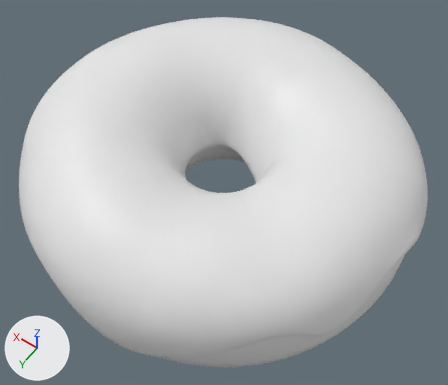
Before and after pictures for a commit that changed the Blender file Donut.blend.
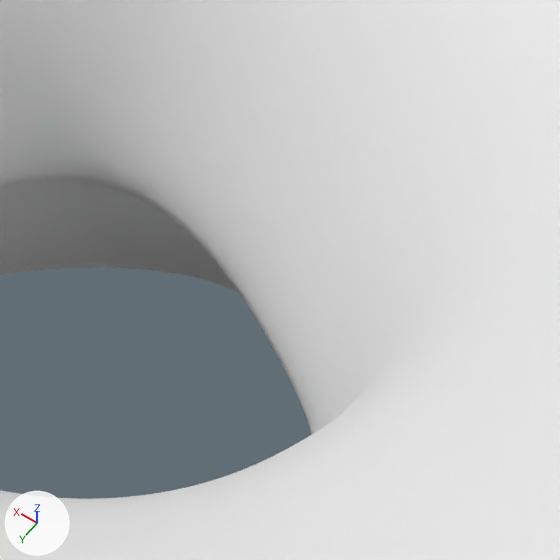
The first picture shows the older version from a 50 mm lens placed at (-0.737, 1.031, 1.534), pointed at (-0.027, 0.036, -0.028). The close-ups show both versions on the part from 47% to 65% of the width and 31% to 52% of the height of that picture; other places that the commit changed are outside them. Arrows for +X, +Y and +Z are at lower left; the lights stay in place.

Before the edit, the objects in view are built like this:
```python
me_torus = bpy.data.meshes.new('Torus')
me_torus.from_pydata(...)  # 384 vertices, 384 faces; spans x -0.609..0.616, y -0.609..0.609, z -0.25..0.262
me_torus.polygons.foreach_set('use_smooth', [True] * 384)
me_torus_001 = bpy.data.meshes.new('Torus.001')
me_torus_001.from_pydata(...)  # 832 vertices, 768 faces; spans x -0.598..0.606, y -0.603..0.603, z -0.149..0.25
me_torus_001.polygons.foreach_set('use_smooth', [True] * 768)
# before: 139 (-0.117, -0.035, -0.001), 146 (-0.1, -0.049, -0.001), 153 (-0.079, -0.064, -0.001), 160 (-0.055, -0.079, -0.001), 167 (-0.028, -0.094, -0.001)
# before: 174 (-0.001, -0.106, -0.001), 181 (0.027, -0.113, -0.001), 488 (-0.11, -0.077, 0.058), 489 (-0.109, -0.042, -0.001), 501 (-0.086, -0.094, 0.057)
# before: 502 (-0.09, -0.056, -0.001), 514 (-0.059, -0.11, 0.058), 515 (-0.067, -0.072, -0.001), 527 (-0.029, -0.125, 0.059), 528 (-0.042, -0.087, -0.001)
# before: 540 (0.001, -0.135, 0.06), 541 (-0.015, -0.1, -0.001), 554 (0.013, -0.11, -0.001), 567 (0.04, -0.115, -0.001), 765 (-0.098, -0.085, 0.057)
# before: 771 (-0.073, -0.102, 0.058), 777 (-0.044, -0.118, 0.058), 783 (-0.014, -0.131, 0.059)
ob_donut = bpy.data.objects.new('Donut', me_torus)
ob_donut.location = (0.0, 0.0, 0.0)
_m = ob_donut.modifiers.new('Subdivision', 'SUBSURF')
_m.render_levels = 1
ob_icing = bpy.data.objects.new('Icing', me_torus_001)
ob_icing.location = (0.0, 0.0, 0.0)
_m = ob_icing.modifiers.new('Solidify', 'SOLIDIFY')
_m.thickness = 0.025
_m.offset = 1.0
_m.edge_crease_inner = 1.0
_m = ob_icing.modifiers.new('Subdivision', 'SUBSURF')
_m.levels = 2
```
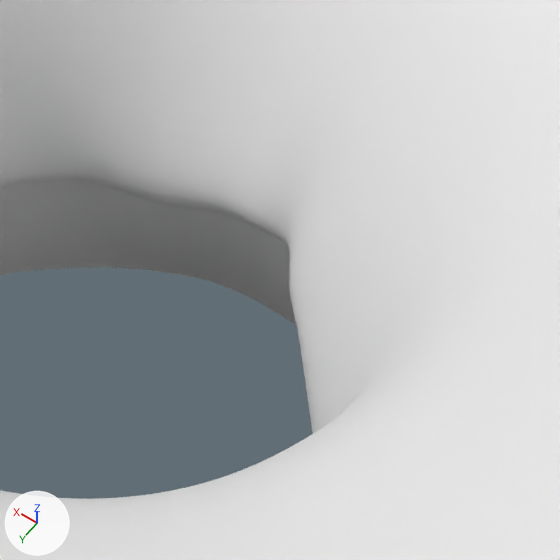
Location of each change, [x1, y1, x2, y2] in pixels of the close-ups (560 x 560 px; the box of a moved part takes in the faces that stretch with it):
```json
{"part": 1, "of": "me_torus_001", "change": "moved or reshaped", "before": [127, 0, 424, 434], "after": [127, 0, 424, 433]}
```

Scene script edits in JSON lines:
```json
{"block": "me_torus_001", "where": "me_torus_001.from_pydata(...)  # 832 vertices, 768 faces; spans x -0.598..0.606, y -0.603..0.603, z -0.149..0.25"}
{"block": "me_torus_001", "where": "# used by ob_icing; location = (0.0, 0.0, 0.0)"}
{"block": "me_torus_001", "where": "# verts and faces of me_torus_001; kept vertices keep their numbers, new ones are numbered from 832"}
{"block": "me_torus_001", "change": "me_torus_001 part 1"}
{"op": "add", "block": "me_torus_001", "code": "for i in [146, 501, 527]: verts[i] += (-0.001, -0.004, 0.007)"}
{"op": "add", "block": "me_torus_001", "code": "verts[139] = (-0.117, -0.035, 0.0)  # moved"}
{"op": "add", "block": "me_torus_001", "code": "verts[488] = (-0.11, -0.077, 0.059)  # moved"}
{"op": "add", "block": "me_torus_001", "code": "verts[153] = (-0.081, -0.074, 0.017)  # moved"}
{"op": "add", "block": "me_torus_001", "code": "verts[160] = (-0.064, -0.104, 0.028)  # moved"}
{"op": "add", "block": "me_torus_001", "code": "verts[167] = (-0.028, -0.11, 0.029)  # moved"}
{"op": "add", "block": "me_torus_001", "code": "verts[174] = (0.0, -0.115, 0.017)  # moved"}
{"op": "add", "block": "me_torus_001", "code": "verts[181] = (0.027, -0.116, 0.005)  # moved"}
{"op": "add", "block": "me_torus_001", "code": "verts[489] = (-0.109, -0.044, 0.002)  # moved"}
{"op": "add", "block": "me_torus_001", "code": "verts[502] = (-0.091, -0.063, 0.011)  # moved"}
{"op": "add", "block": "me_torus_001", "code": "verts[514] = (-0.06, -0.117, 0.068)  # moved"}
{"op": "add", "block": "me_torus_001", "code": "verts[515] = (-0.069, -0.085, 0.024)  # moved"}
{"op": "add", "block": "me_torus_001", "code": "verts[528] = (-0.049, -0.112, 0.03)  # moved"}
{"op": "add", "block": "me_torus_001", "code": "verts[540] = (0.001, -0.136, 0.061)  # moved"}
{"op": "add", "block": "me_torus_001", "code": "verts[541] = (-0.014, -0.113, 0.024)  # moved"}
{"op": "add", "block": "me_torus_001", "code": "verts[554] = (0.014, -0.116, 0.011)  # moved"}
{"op": "add", "block": "me_torus_001", "code": "verts[567] = (0.04, -0.116, 0.001)  # moved"}
{"op": "add", "block": "me_torus_001", "code": "verts[765] = (-0.099, -0.087, 0.061)  # moved"}
{"op": "add", "block": "me_torus_001", "code": "verts[783] = (-0.015, -0.133, 0.063)  # moved"}
{"op": "add", "block": "me_torus_001", "code": "verts[771] = (-0.074, -0.108, 0.066)  # moved"}
{"op": "add", "block": "me_torus_001", "code": "verts[777] = (-0.045, -0.124, 0.067)  # moved"}
```
